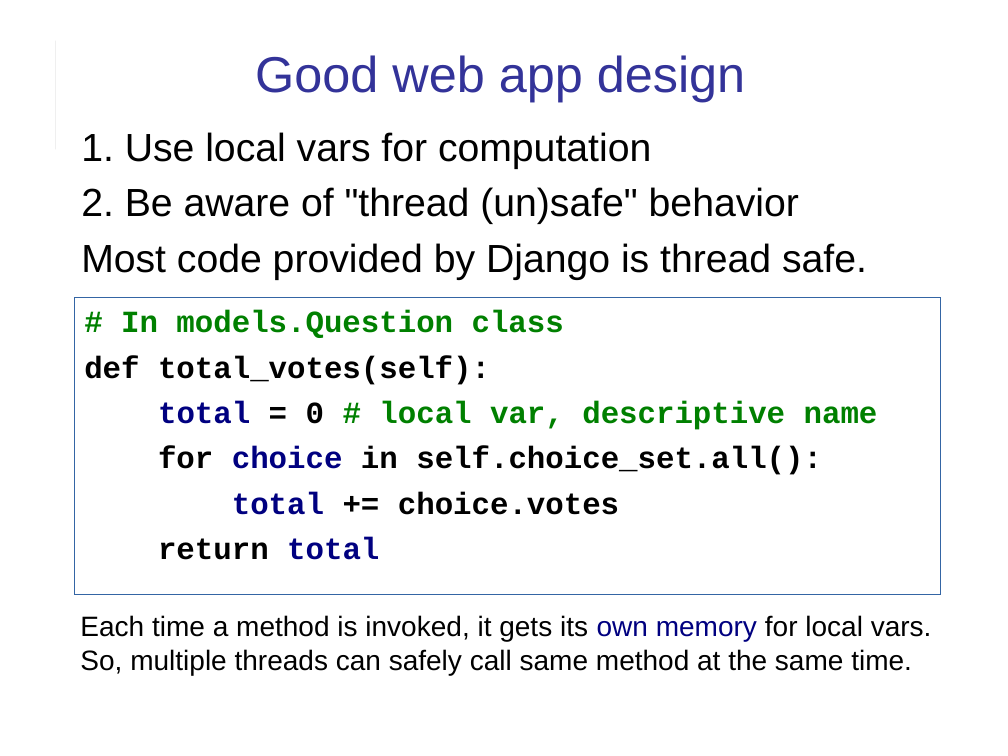
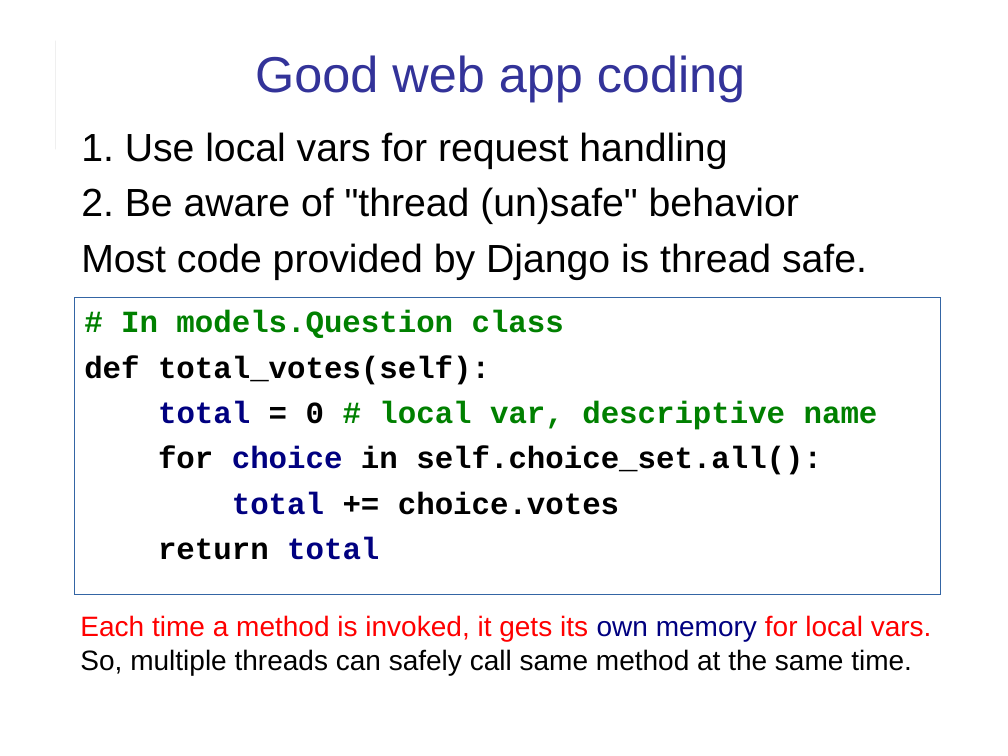
Before and after one commit to cpske/ISP, a slide deck: slide 27 of assignment/feedback/LabExam1-feedback.odp (slide 25 before the commit). Drawn at 1008x756 pixels with LibreOffice and Linux fonts; fonts in the diff are those of the drawing. Boxes give left, top, right and bottom in pixels: in the first picture for what was removed or moved away, otherwise in the second. Text is boxed around its words. In the diff, an @@ line names an element or a change of style, - is before the commit and + after.

```diff
--- a/assignment/feedback/LabExam1-feedback.odp
+++ b/assignment/feedback/LabExam1-feedback.odp
@@ title at [255, 55, 745, 102]: text changed @@
-Good web app design
+Good web app coding
@@ text at [81, 132, 727, 169]: text changed @@
-1. Use local vars for computation
+1. Use local vars for request handling
@@ text at [80, 615, 932, 641]: text colour #000000 to #FF0000 in "Each time a method is invoked, it ..." @@
```
Also in this commit, not shown: 12 other slides changed, 3 slides added, 5 other files.
